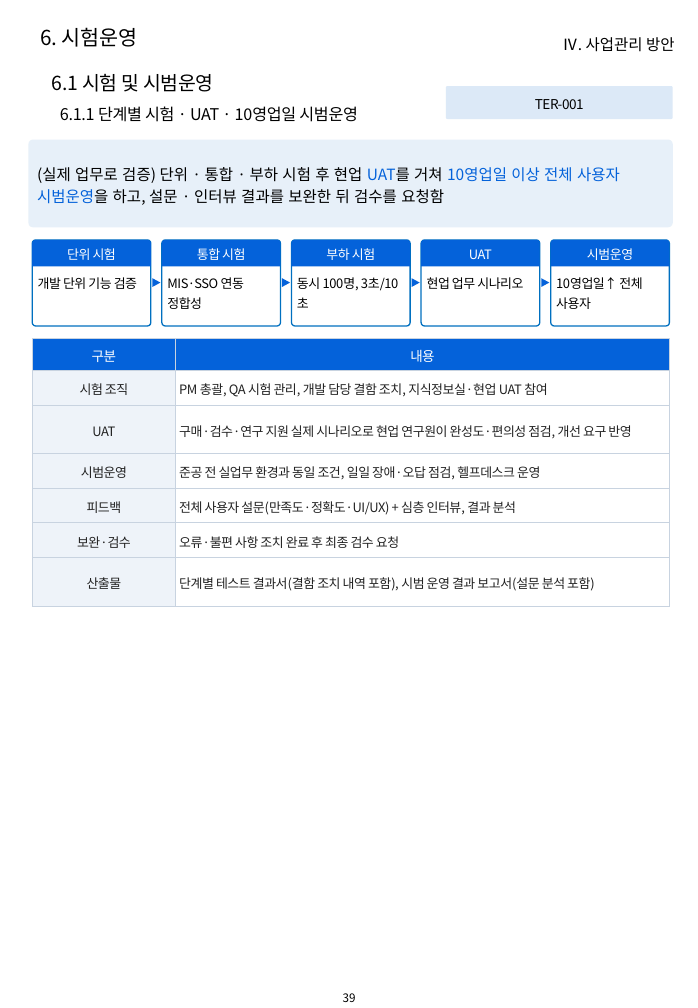
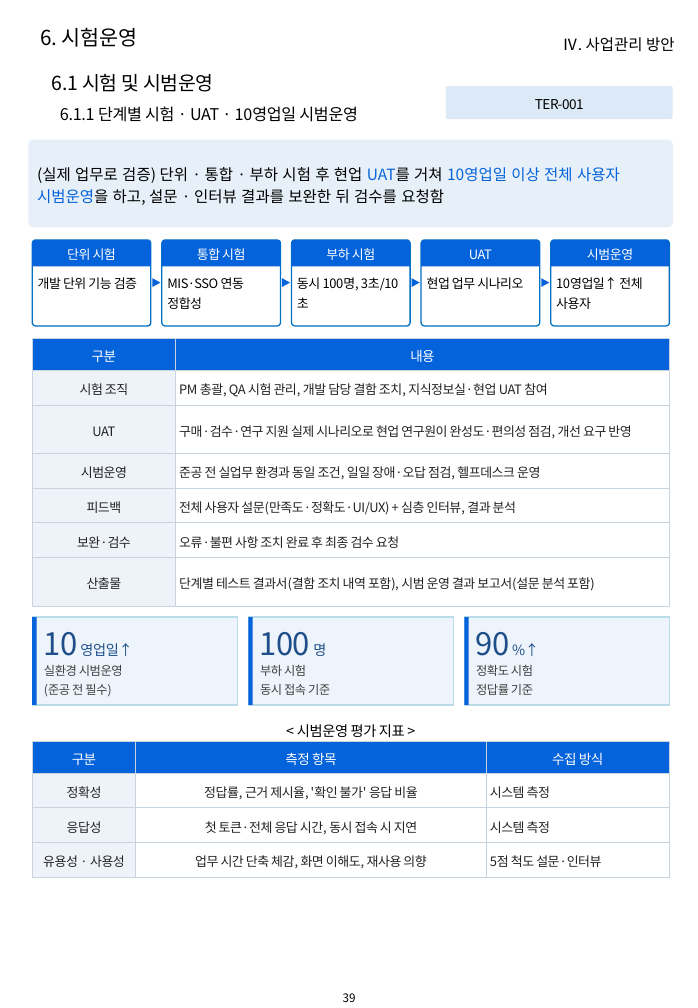
Before and after one commit to hwangsteeve-tech/hbjw, a slide deck: slide 39 of proposals/2026-08_kribb-ai-platform/kribb_proposal.pptx. Drawn at 698x1008 pixels with LibreOffice and Linux fonts; fonts in the diff are those of the drawing; background and template pictures are left out. Boxes give left, top, right and bottom in pixels: in the first picture for what was removed or moved away, otherwise in the second. Text is boxed around its words. In the diff, an @@ line names an element or a change of style, - is before the commit and + after.

```diff
--- a/proposals/2026-08_kribb-ai-platform/kribb_proposal.pptx
+++ b/proposals/2026-08_kribb-ai-platform/kribb_proposal.pptx
@@ rectangle added at (x1=33, y1=617, x2=237, y2=705), fill #EEF4FB, outline #BADBE8 1 pt @@
@@ rectangle added at (x1=33, y1=617, x2=37, y2=705), fill #0462DA @@
@@ rectangle added at (x1=248, y1=617, x2=453, y2=705), fill #EEF4FB, outline #BADBE8 1 pt @@
@@ rectangle added at (x1=248, y1=617, x2=253, y2=705), fill #0462DA @@
@@ rectangle added at (x1=464, y1=617, x2=669, y2=705), fill #EEF4FB, outline #BADBE8 1 pt @@
@@ rectangle added at (x1=464, y1=617, x2=469, y2=705), fill #0462DA @@
@@ text added at (x1=43, y1=632, x2=132, y2=656), 11 pt, text #1D4E89 @@
+10 영업일↑
@@ text added at (x1=259, y1=632, x2=326, y2=656), 24 pt, text #1D4E89 @@
+100 명
@@ text added at (x1=475, y1=632, x2=509, y2=656), 24 pt, text #1D4E89 @@
+90 %↑
@@ text added at (x1=44, y1=665, x2=123, y2=696), 9.5 pt, text #404040 @@
+실환경 시범운영
+(준공 전 필수)
@@ text added at (x1=260, y1=664, x2=330, y2=695), 9.5 pt, text #404040 @@
+부하 시험
+동시 접속 기준
@@ text added at (x1=476, y1=664, x2=533, y2=695), 9.5 pt, text #404040 @@
+정확도 시험
+정답률 기준
@@ table added at (x1=33, y1=742, x2=670, y2=878), 4 rows, 3 columns @@
+구분 | 측정 항목 | 수집 방식
+정확성 | 정답률, 근거 제시율, '확인 불가' 응답 비율 | 시스템 측정
+응답성 | 첫 토큰·전체 응답 시간, 동시 접속 시 지연 | 시스템 측정
+유용성 · 사용성 | 업무 시간 단축 체감, 화면 이해도, 재사용 의향 | 5점 척도 설문·인터뷰
@@ text added at (x1=297, y1=724, x2=405, y2=737), 11 pt, text #000000 @@
+< 시범운영 평가 지표 >
```
Also in this commit, not shown: 33 other slides changed, 5 other files.
